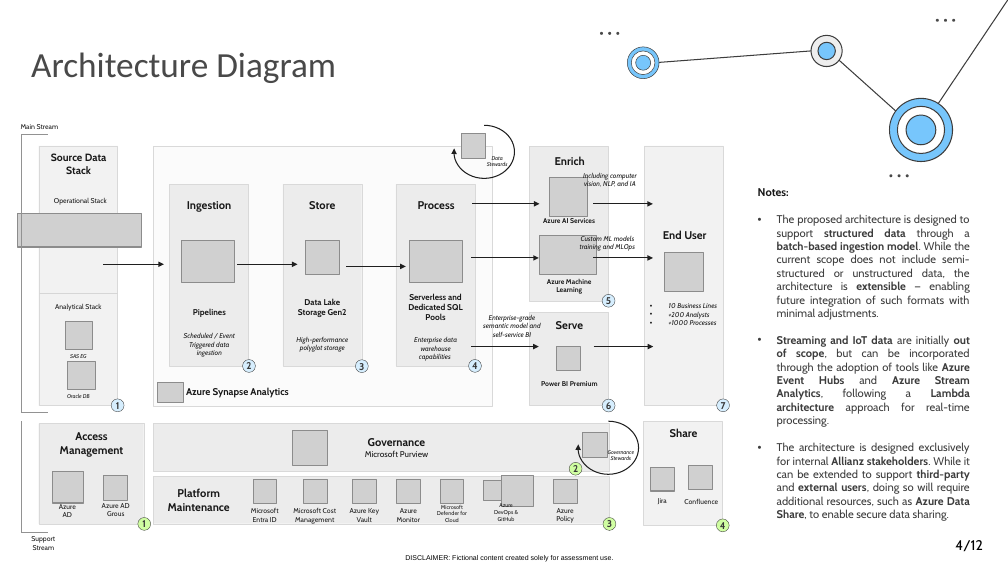
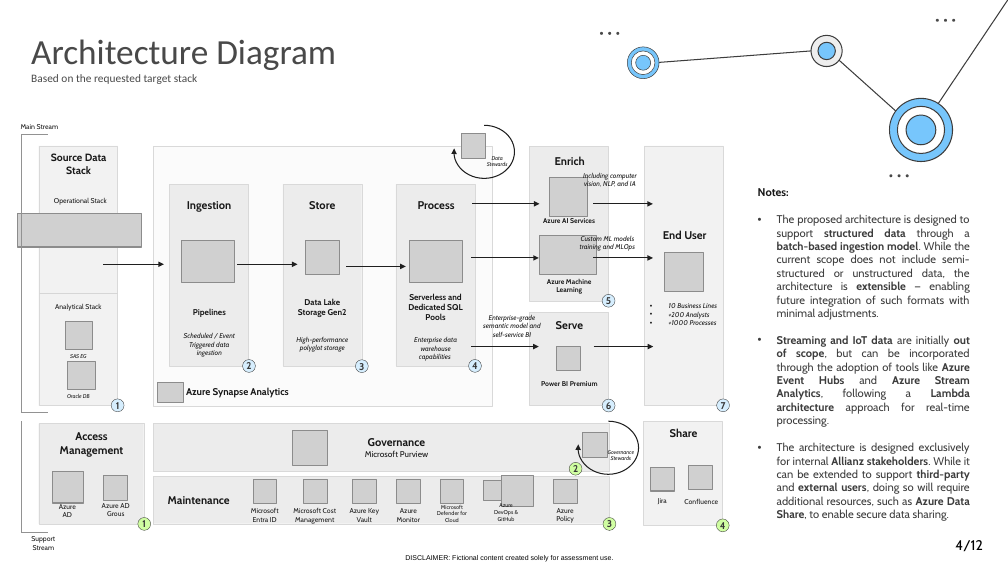
Before and after one commit to Nesk95/Allianz_BusinessCase, a slide deck: slide 4 of Allianz Business Case - Presentation.pptx. Drawn at 1008x567 pixels with LibreOffice and Linux fonts; fonts in the diff are those of the drawing; grey boxes stand for pictures; background and template pictures are left out. Boxes give left, top, right and bottom in pixels: in the first picture for what was removed or moved away, otherwise in the second. Text is boxed around its words. In the diff, an @@ line names an element or a change of style, - is before the commit and + after.

```diff
--- a/Allianz Business Case - Presentation.pptx
+++ b/Allianz Business Case - Presentation.pptx
@@ title at bbox=[31, 39, 336, 84]: text changed; size 25.2 to 8.1 pt @@
-Architecture Diagram
+Architecture Diagram
+Based on the requested target stack
@@ text "Maintenance": place and size @@
-text "Maintenance" at bbox=[168, 488, 230, 511]
+text "Maintenance" at bbox=[168, 496, 230, 504]
@@ text at bbox=[177, 488, 220, 497]: paragraph removed @@
-Platform
```
Also in this commit, not shown: 6 other slides changed.
